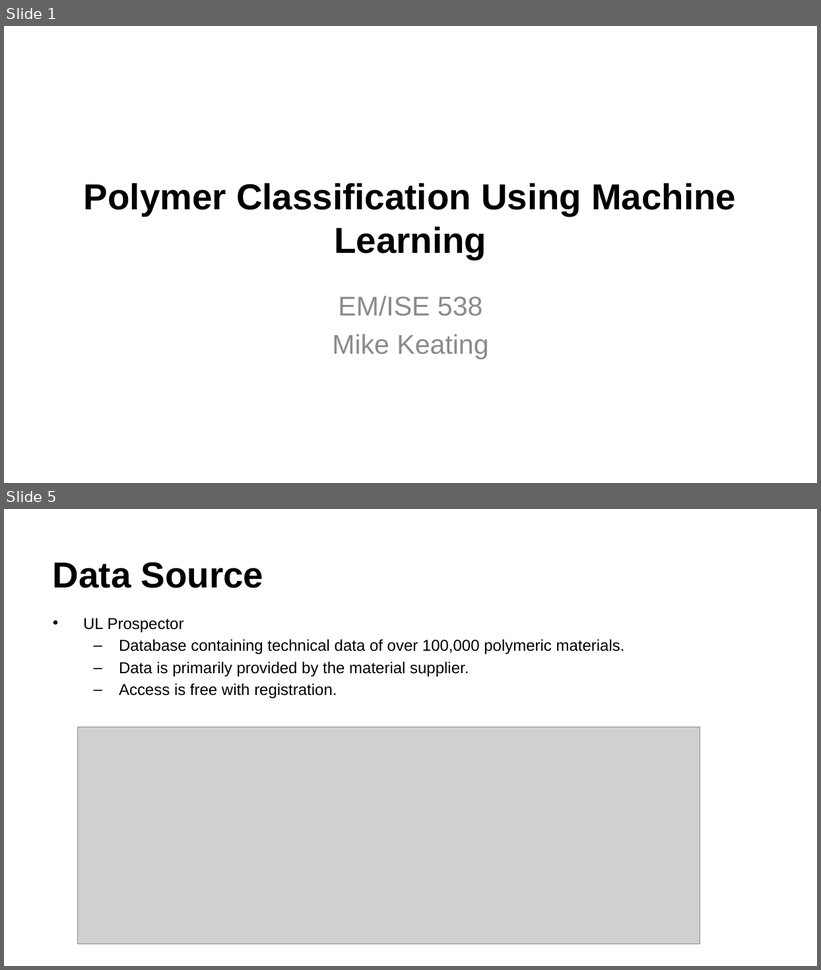
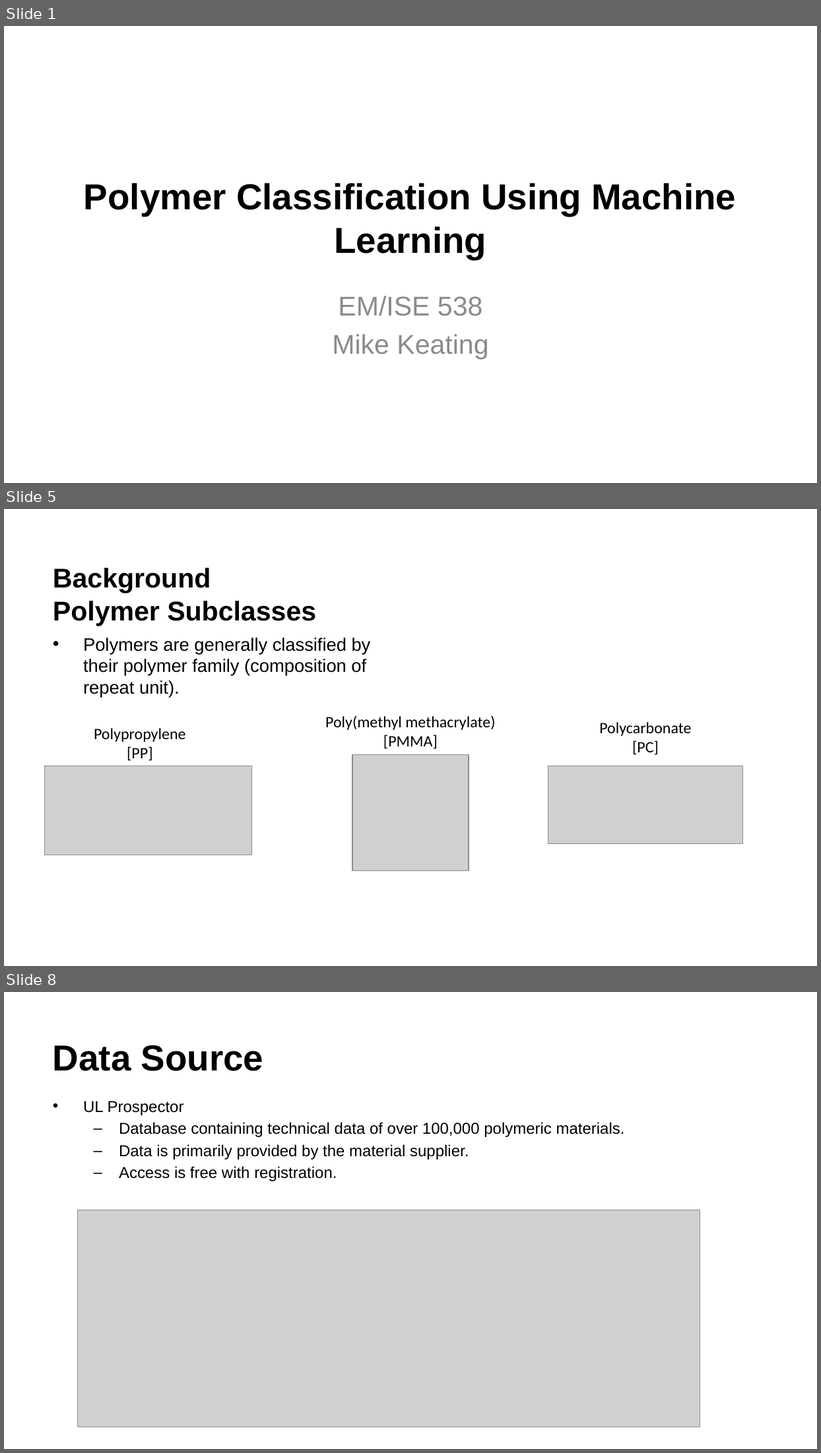
Before and after one commit to mike-keating-iv/ml-polymer-classification, a slide deck: presentation/ise538_final_presentation_keating.pptx. Shown one above the other, each under a label of ours: slides 1 and 5 before the commit, slides 1, 5 and 8 after it; the slides between them are not shown. The pictures are 821x970 and 821x1453 pixels, drawn with LibreOffice and Linux fonts; fonts in the diff are those of the drawing; grey boxes stand for pictures; background and template pictures are left out. Boxes give left, top, right and bottom in pixels: in the first picture for what was removed or moved away, otherwise in the second. Text is boxed around its words. In the diff, an @@ line names an element or a change of style, - is before the commit and + after.

```diff
--- a/presentation/ise538_final_presentation_keating.pptx
+++ b/presentation/ise538_final_presentation_keating.pptx
@@ slide 5 added at [4,509,817,966], background #FFFFFF @@
@@ title added at [53,568,316,626], 24 pt, text #000000, bold @@
+Background
+Polymer Subclasses
@@ text added at [83,638,371,698], 16 pt, text #000000 @@
+• Polymers are generally classified by their polymer family (composition of repeat unit).
@@ text added at [325,716,495,749], 14 pt, text #000000 @@
+Poly(methyl methacrylate) [PMMA]
@@ text added at [599,722,691,755], 14 pt, text #000000 @@
+Polycarbonate
+[PC]
@@ text added at [94,728,186,761], 14 pt, text #000000 @@
+Polypropylene
+[PP]
@@ picture added at [45,766,252,855] @@
@@ picture added at [353,755,469,871] @@
@@ picture added at [548,766,743,843] @@
@@ what was slide 5 is now slide 8 @@
```
Also in this commit, not shown: 1 slide changed, 4 other slides added, 2 slides removed.
